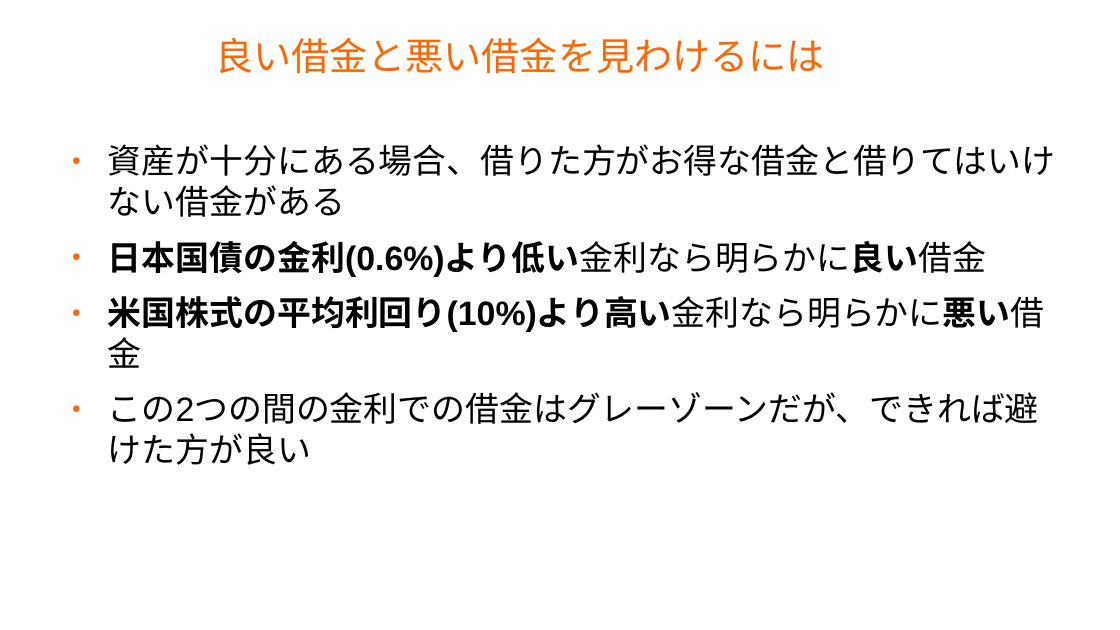
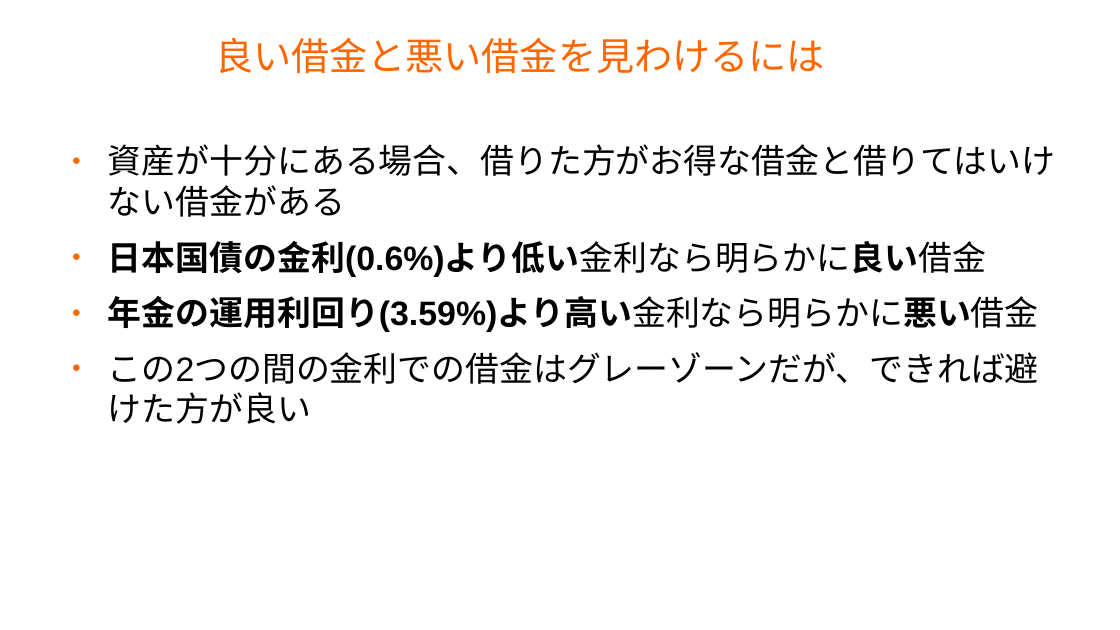
Before and after one commit to master-q/masterq-docs, a slide deck: slide 11 of presentations/20231126-invest_report/20231126-invest_report.odp (slide 9 before the commit). Drawn at 1120x630 pixels with LibreOffice and Linux fonts; fonts in the diff are those of the drawing; background and template pictures are left out. Boxes give left, top, right and bottom in pixels: in the first picture for what was removed or moved away, otherwise in the second. Text is boxed around its words. In the diff, an @@ line names an element or a change of style, - is before the commit and + after.

```diff
--- a/presentations/20231126-invest_report/20231126-invest_report.odp
+++ b/presentations/20231126-invest_report/20231126-invest_report.odp
@@ text at (108,296,1039,332): text changed @@
-● 米国株式の平均利回り(10%)より高い金利なら明らかに悪い借金
+● 年金の運用利回り(3.59%)より高い金利なら明らかに悪い借金
```
Also in this commit, not shown: 16 other slides changed, 13 slides added, 3 slides removed.
